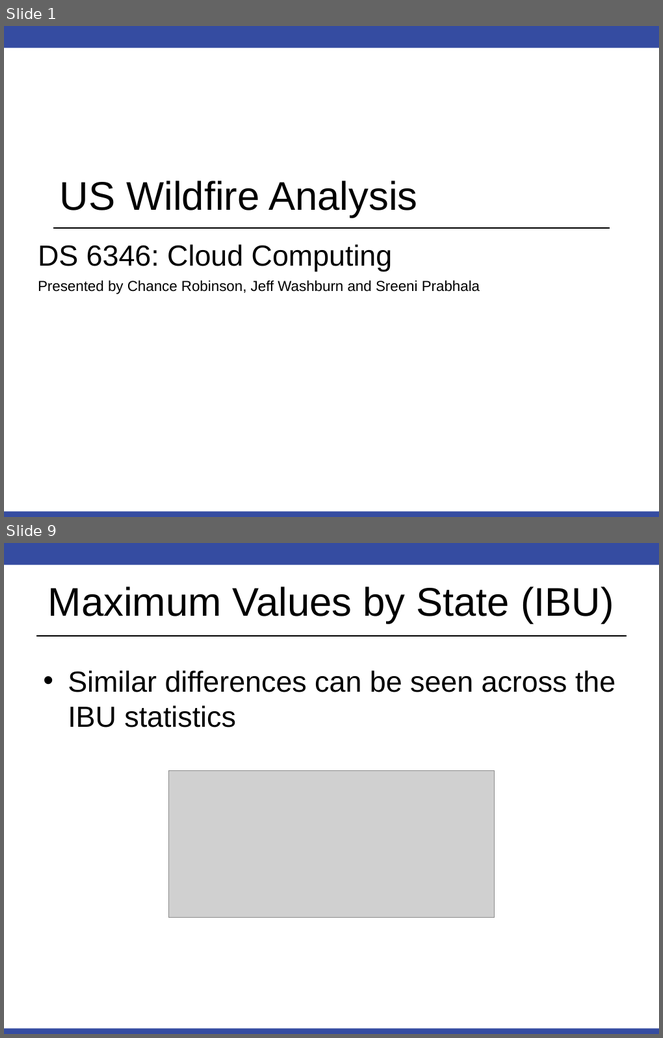
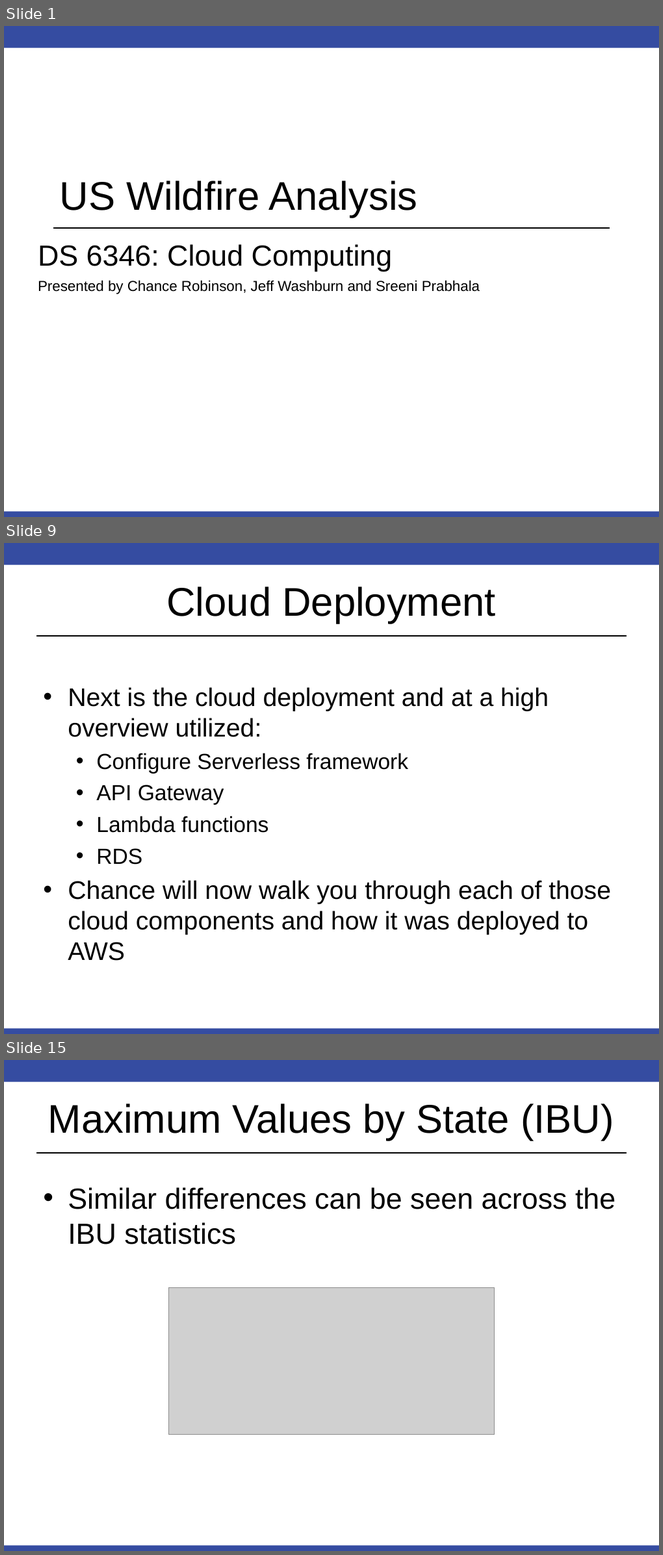
Before and after one commit to RobinsonCW/USWildfireAnalysis, a slide deck: presentation/DS7346_Cloud_Computing_Presentation.pptx. Shown one above the other, each under a label of ours: slides 1 and 9 before the commit, slides 1, 9 and 15 after it; the slides between them are not shown. The pictures are 663x1038 and 663x1555 pixels, drawn with LibreOffice and Linux fonts; fonts in the diff are those of the drawing; grey boxes stand for pictures; background and template pictures are left out. Boxes give left, top, right and bottom in pixels: in the first picture for what was removed or moved away, otherwise in the second. Text is boxed around its words. In the diff, an @@ line names an element or a change of style, - is before the commit and + after.

Commit message:
add slides for serverless framework

```diff
--- a/presentation/DS7346_Cloud_Computing_Presentation.pptx
+++ b/presentation/DS7346_Cloud_Computing_Presentation.pptx
@@ slide 9 added at <box>4,543,659,1034</box>, background #FFFFFF; not listed: 3 template elements that a slide beside it also shows @@
@@ title added at <box>166,587,496,624</box>, 44 pt, text #000000 @@
+Cloud Deployment
@@ text added at <box>68,687,611,961</box>, 28 pt, text #000000 @@
+• Next is the cloud deployment and at a high overview utilized:
+  • Configure Serverless framework
+  • API Gateway
+  • Lambda functions
+  • RDS
+• Chance will now walk you through each of those cloud components and how it was deployed to AWS
@@ what was slide 9 is now slide 15 @@
```
Also in this commit, not shown: 12 other slides added, 5 slides removed.
